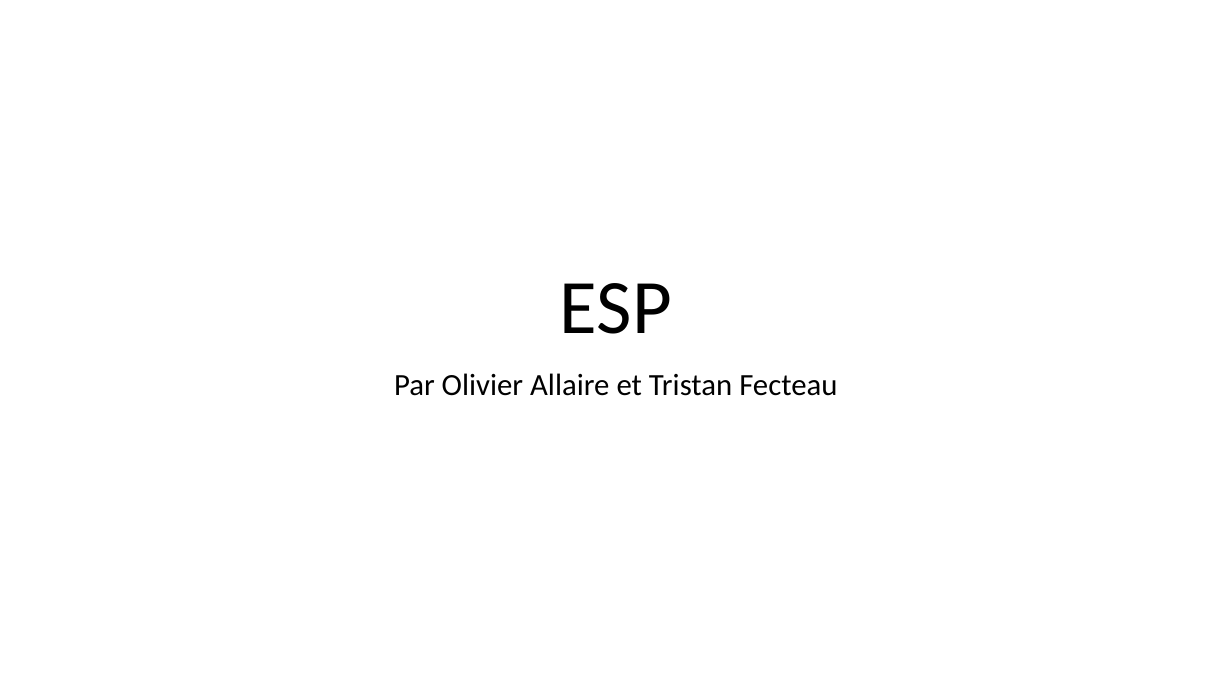
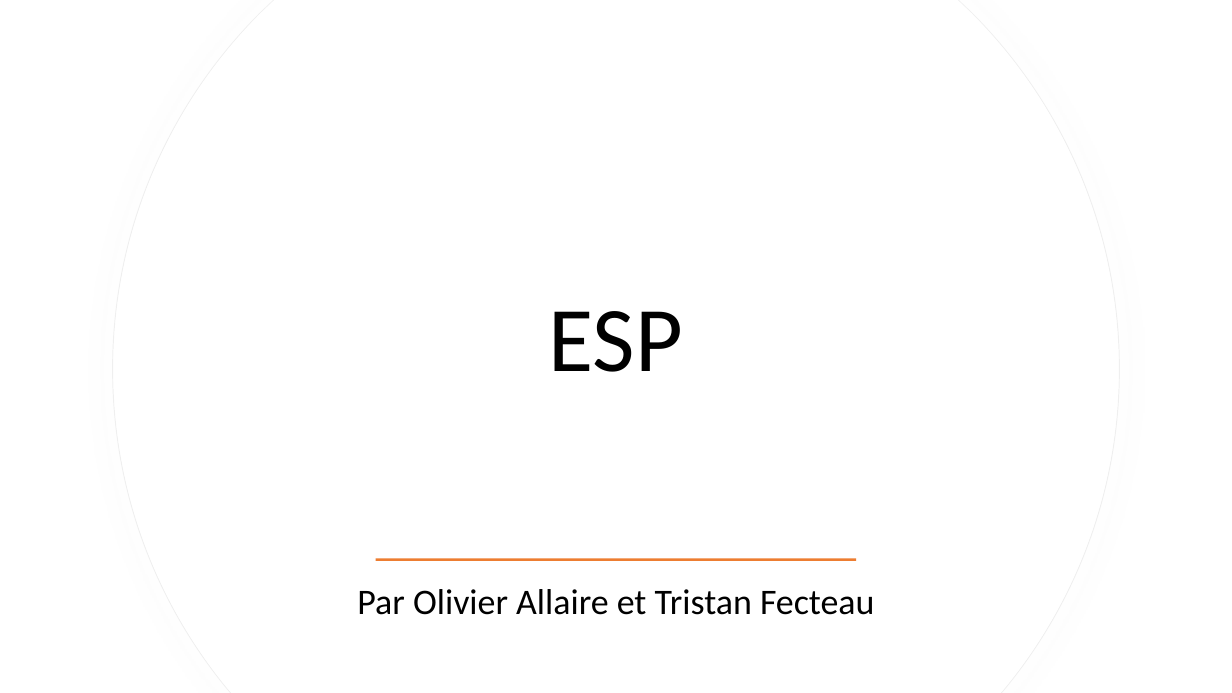
Before and after one commit to 1732956/ESP, a slide deck: slide 1 of Presentations/ESP.pptx. Drawn at 1232x693 pixels with LibreOffice and Linux fonts; fonts in the diff are those of the drawing. Boxes give left, top, right and bottom in pixels: in the first picture for what was removed or moved away, otherwise in the second. Text is boxed around its words. In the diff, an @@ line names an element or a change of style, - is before the commit and + after.

```diff
--- a/Presentations/ESP.pptx
+++ b/Presentations/ESP.pptx
@@ freeform shape added at (113,0,1120,693), fill #FFFFFF, outline #EFEFEF 0.75 pt @@
@@ freeform shape added at (114,0,1119,693), fill #FFFFFF @@
@@ title "ESP": place and size @@
-title "ESP" at (560,283,672,334)
+title "ESP" at (549,311,683,372)
@@ title "ESP" at (549,311,683,372): size 60 to 72 pt; vertical alignment bottom to middle @@
@@ rectangle added at (376,558,857,561), fill #ED7D31 @@
@@ subtitle "Par Olivier Allaire et Tristan ...": place and size @@
-subtitle "Par Olivier Allaire et Tristan ..." at (394,373,837,396)
+subtitle "Par Olivier Allaire et Tristan ..." at (357,589,875,615)
@@ subtitle "Par Olivier Allaire et Tristan ..." at (357,589,875,615): size 24 to 28 pt; vertical alignment top to middle @@
```
Also in this commit, not shown: 12 slides added, 1 slide removed, 1 other file.
